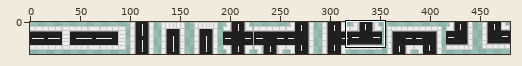
Pixel-art file: Original Art/Aseprite Files/Roads.aseprite. The picture above shows the old version from afar; the outline marks the close-up.
Close-up. Before:
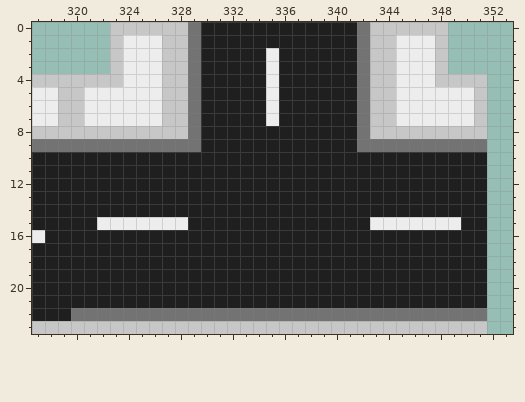
480x32 pixels, 1 frame. Shown: x 317..353, y 0..23.
After:
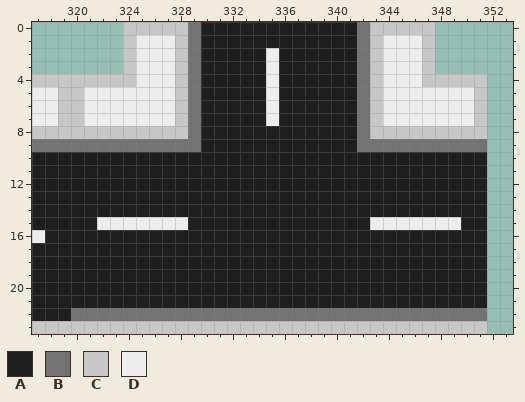
Palette (. is transparent): A #1f1f1f  B #737373  C #c7c7c7  D #ededed
From old to new:
@@ x 317..353 @@
- 0 ......CCCCCCBAAAAAAAAAAAABCCCCCC.....
- 1 ......CDDDCCBAAAAAAAAAAAABCCDDDC.....
- 2 ......CDDDCCBAAAAADAAAAAABCCDDDC.....
- 3 ......CDDDCCBAAAAADAAAAAABCCDDDC.....
- 4 CCCCCCCDDDCCBAAAAADAAAAAABCCDDDCCCC..
- 5 DDCCDDDDDDCCBAAAAADAAAAAABCCDDDDDDC..
- 6 DDCCDDDDDDCCBAAAAADAAAAAABCCDDDDDDC..
- 7 DDCCDDDDDDCCBAAAAADAAAAAABCCDDDDDDC..
+ 0 .......CCCCCBAAAAAAAAAAAABCCCCC......
+ 1 .......CDDDCBAAAAAAAAAAAABCDDDC......
+ 2 .......CDDDCBAAAAADAAAAAABCDDDC......
+ 3 .......CDDDCBAAAAADAAAAAABCDDDC......
+ 4 CCCCCCCCDDDCBAAAAADAAAAAABCDDDCCCCC..
+ 5 DDCCDDDDDDDCBAAAAADAAAAAABCDDDDDDDC..
+ 6 DDCCDDDDDDDCBAAAAADAAAAAABCDDDDDDDC..
+ 7 DDCCDDDDDDDCBAAAAADAAAAAABCDDDDDDDC..
  8 CCCCCCCCCCCCBAAAAAAAAAAAABCCCCCCCCC..
